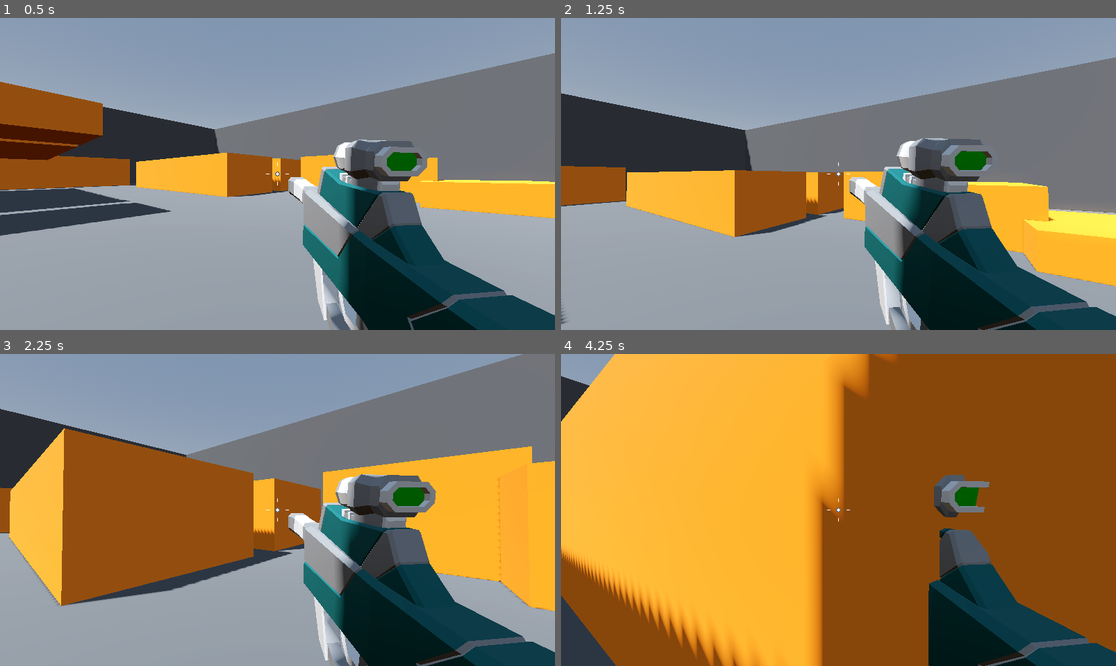
Above: before the commit, frames 1-4 (two rows, left to right).
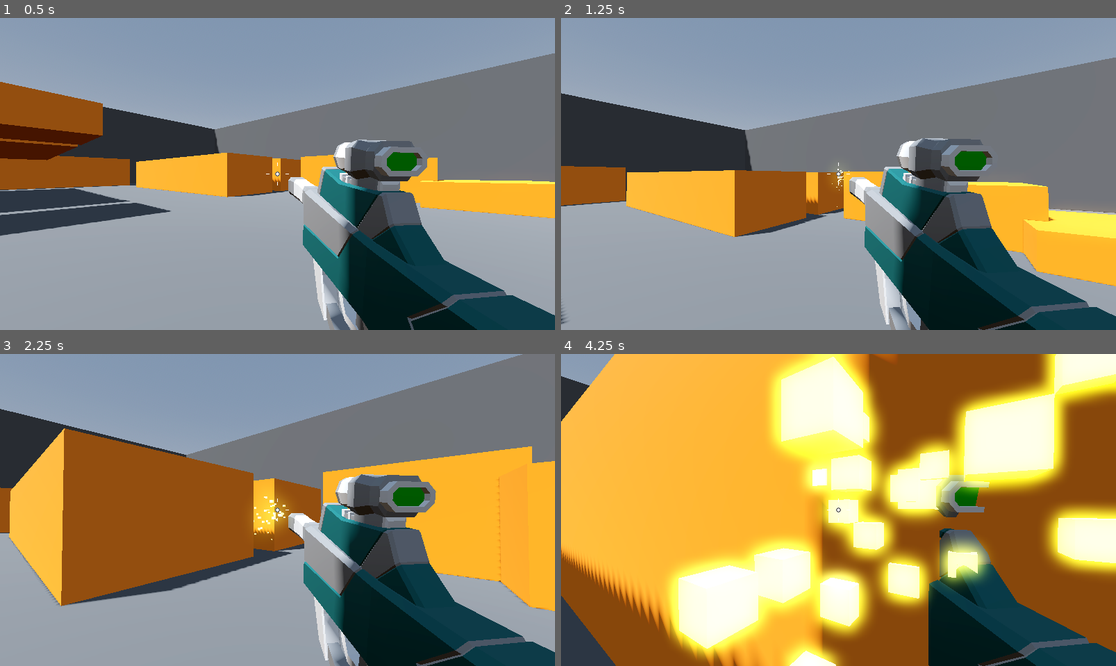
Above: after the commit, the same moments.

Repository: JorgeVelascoGames/FPS-template
Game: Godot game, scene res://Levels/Sandbox.tscn
Same seed, same stepped clock (60 frames per second), same inputs: the game is played once before the commit and once after it.
Inputs (mouse positions are in pixels of both pictures, inside the frame that each line leads up to):
- Up to frame 1 (0.5 s): no input
- Up to frame 2 (1.25 s): move the mouse to (866, 174) at 0.52 s; press the mouse at (866, 174) at 0.53 s; hold W (move_forward) from 0.53 s (still down); tap Space (jump) at 0.77 s
- Up to frame 3 (2.25 s): keep holding W (move_forward); move the mouse to (249, 510) at 1.27 s; release the mouse at (249, 510) at 1.28 s; click (249, 510) at 1.35 s; tap Space (jump) at 1.52 s; move the mouse to (288, 503) at 2.02 s; press the mouse at (288, 503) at 2.03 s
- Up to frame 4 (4.25 s): keep holding W (move_forward); move the mouse to (832, 516) at 2.77 s; release the mouse at (832, 516) at 2.78 s; click (832, 516) at 2.85 s; tap Space (jump) at 3.02, 3.77 s; move the mouse to (877, 513) at 3.52 s; press the mouse at (877, 513) at 3.53 s

Frame 1 is identical in both runs. In frame 2, less than 0.1% of the frame differs, in the area x 48-52%, y 48-61%; in frame 3, 0.4%; in frame 4, 37%, in the area x 18-100%, y 0-100%.

Commit message:
-Sparks particles on shooting terrain added

Diff:
--- a/weapons/hitscan_weapon.gd
+++ b/weapons/hitscan_weapon.gd
@@ -6,6 +6,7 @@
 @export var recoil :float = 0.05
 @export var weapon_mesh : Node3D
 @export var muzzle_flash: GPUParticles3D
+@export var sparks: PackedScene
 
 @onready var cooldown_timer: Timer = $CooldownTimer
 @onready var weapon_mesh_init_position : Vector3 = weapon_mesh.position
@@ -27,6 +28,13 @@
 	cooldown_timer.start(1.0/ fire_rate)
 
 	var collider = ray_cast_3d.get_collider()
+	if collider == null:
+		return
 	for child in collider.get_children():
 		if child is Health:
 			child.damage(weapon_damage)
+			return
+
+	var spark = sparks.instantiate()
+	add_child(spark)
+	spark.global_position = ray_cast_3d.get_collision_point()
--- a/weapons/smg_weapon.tscn
+++ b/weapons/smg_weapon.tscn
@@ -1,6 +1,7 @@
-[gd_scene load_steps=8 format=3 uid="uid://djc7a37f3h0ne"]
+[gd_scene load_steps=9 format=3 uid="uid://djc7a37f3h0ne"]
 
 [ext_resource type="PackedScene" uid="uid://db8mi152yn4gx" path="res://weapons/hitscan_weapon.tscn" id="1_gcfl4"]
+[ext_resource type="PackedScene" uid="uid://qhqvktnunb03" path="res://weapons/sparks.tscn" id="2_6dmvx"]
 [ext_resource type="PackedScene" uid="uid://c7pdmnd346ave" path="res://weapons/SMG.glb" id="2_mpivm"]
 
 [sub_resource type="StandardMaterial3D" id="StandardMaterial3D_180js"]
@@ -27,11 +28,9 @@
 size = Vector3(0.1, 0.1, 0.1)
 
 [node name="SMGWeapon" node_paths=PackedStringArray("weapon_mesh", "muzzle_flash") instance=ExtResource("1_gcfl4")]
-weapon_damage = 10
-fire_rate = 14.0
-recoil = 0.05
 weapon_mesh = NodePath("SMG")
 muzzle_flash = NodePath("MuzzleFlash")
+sparks = ExtResource("2_6dmvx")
 
 [node name="SMG" parent="." index="1" instance=ExtResource("2_mpivm")]
 transform = Transform3D(0.992546, 0.0127388, 0.121202, 0, 0.994522, -0.104528, -0.121869, 0.103749, 0.987109, 0.27, -0.245, -0.415)
--- /dev/null
+++ b/weapons/sparks.tscn
@@ -0,0 +1,93 @@
+[gd_scene load_steps=9 format=3 uid="uid://qhqvktnunb03"]
+
+[sub_resource type="StandardMaterial3D" id="StandardMaterial3D_gwl6a"]
+emission_enabled = true
+emission = Color(0.807843, 0.831373, 0, 1)
+emission_energy_multiplier = 3.0
+
+[sub_resource type="Curve" id="Curve_ppmby"]
+_data = [Vector2(0, 1), 0.0, 0.0, 0, 0, Vector2(1, 0.0449358), 0.0, 0.0, 0, 0]
+point_count = 2
+
+[sub_resource type="CurveTexture" id="CurveTexture_aynet"]
+curve = SubResource("Curve_ppmby")
+
+[sub_resource type="ParticleProcessMaterial" id="ParticleProcessMaterial_5h5mc"]
+lifetime_randomness = 0.07
+direction = Vector3(0, 0, 0)
+spread = 180.0
+initial_velocity_min = 1.0
+initial_velocity_max = 5.0
+scale_min = 0.5
+scale_curve = SubResource("CurveTexture_aynet")
+
+[sub_resource type="BoxMesh" id="BoxMesh_macab"]
+size = Vector3(0.1, 0.1, 0.1)
+
+[sub_resource type="Animation" id="Animation_r7lew"]
+length = 0.001
+tracks/0/type = "value"
+tracks/0/imported = false
+tracks/0/enabled = true
+tracks/0/path = NodePath(".:emitting")
+tracks/0/interp = 1
+tracks/0/loop_wrap = true
+tracks/0/keys = {
+"times": PackedFloat32Array(0),
+"transitions": PackedFloat32Array(1),
+"update": 1,
+"values": [false]
+}
+
+[sub_resource type="Animation" id="Animation_jg2x3"]
+resource_name = "Spark"
+tracks/0/type = "value"
+tracks/0/imported = false
+tracks/0/enabled = true
+tracks/0/path = NodePath(".:emitting")
+tracks/0/interp = 1
+tracks/0/loop_wrap = true
+tracks/0/keys = {
+"times": PackedFloat32Array(0),
+"transitions": PackedFloat32Array(1),
+"update": 1,
+"values": [true]
+}
+tracks/1/type = "method"
+tracks/1/imported = false
+tracks/1/enabled = true
+tracks/1/path = NodePath(".")
+tracks/1/interp = 1
+tracks/1/loop_wrap = true
+tracks/1/keys = {
+"times": PackedFloat32Array(1),
+"transitions": PackedFloat32Array(1),
+"values": [{
+"args": [],
+"method": &"queue_free"
+}]
+}
+
+[sub_resource type="AnimationLibrary" id="AnimationLibrary_4x68v"]
+_data = {
+"RESET": SubResource("Animation_r7lew"),
+"Spark": SubResource("Animation_jg2x3")
+}
+
+[node name="Sparks" type="GPUParticles3D"]
+top_level = true
+material_override = SubResource("StandardMaterial3D_gwl6a")
+cast_shadow = 0
+emitting = false
+amount = 25
+lifetime = 0.51
+one_shot = true
+explosiveness = 1.0
+process_material = SubResource("ParticleProcessMaterial_5h5mc")
+draw_pass_1 = SubResource("BoxMesh_macab")
+
+[node name="AnimationPlayer" type="AnimationPlayer" parent="."]
+libraries = {
+"": SubResource("AnimationLibrary_4x68v")
+}
+autoplay = "Spark"
